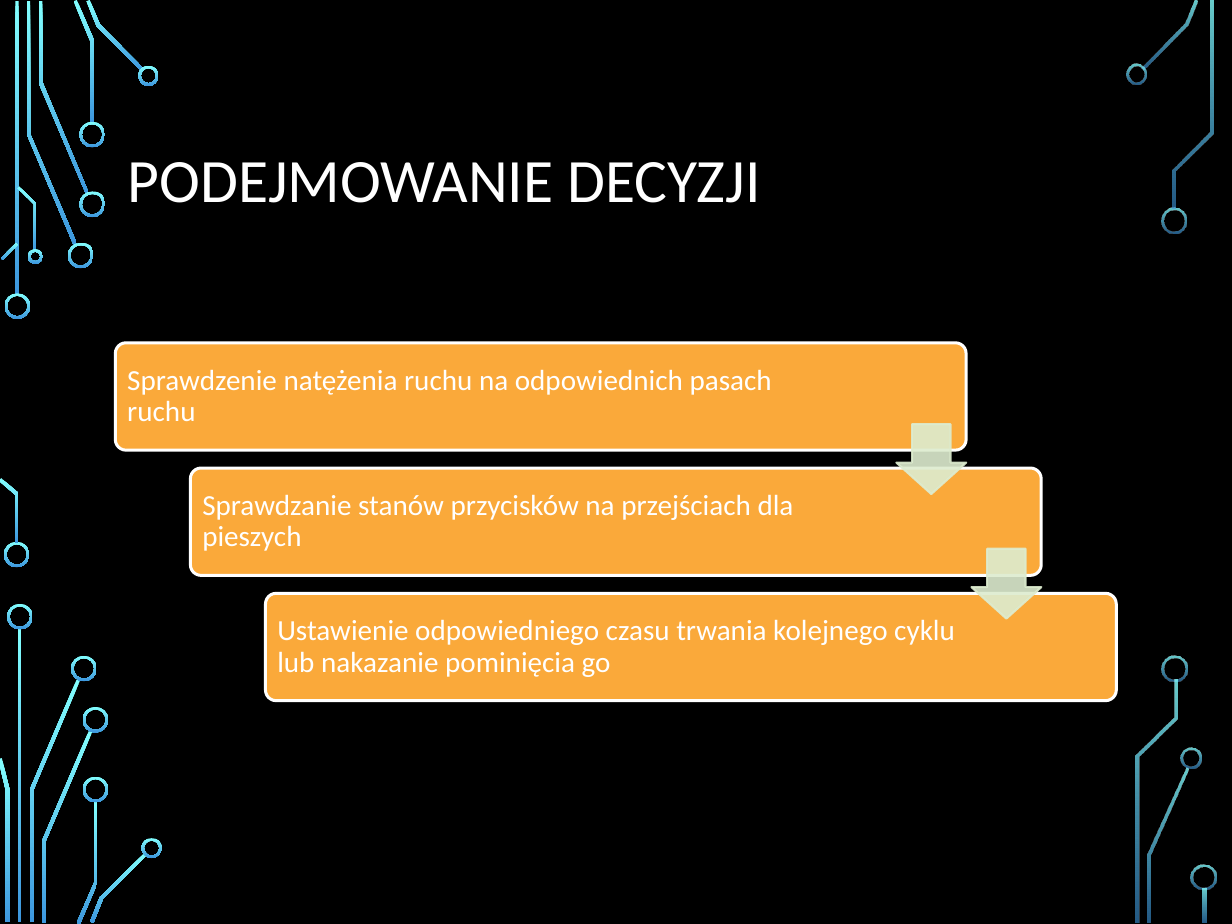
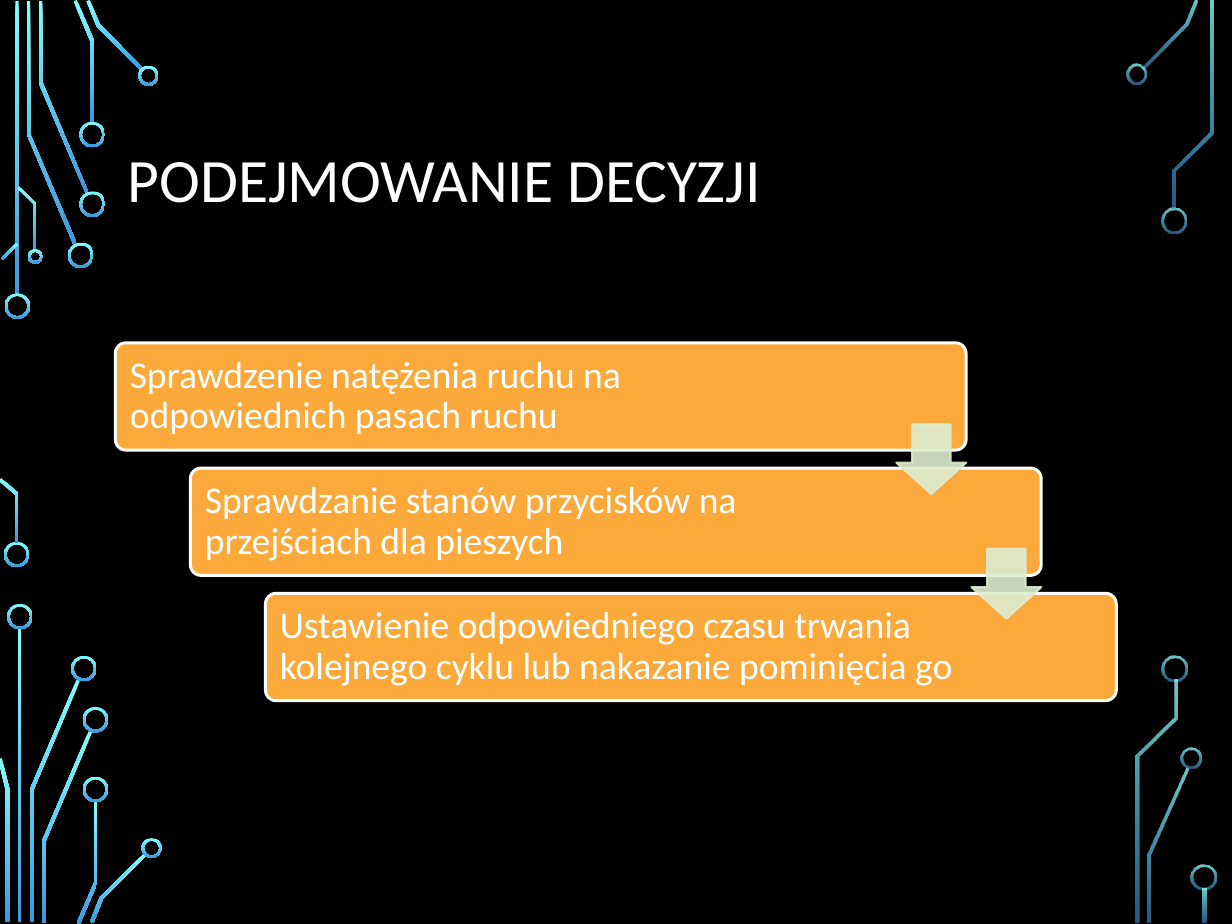
Before and after one commit to MooVx/AP_swiatla, a slide deck: slide 9 of Prezentacja/Prezentacja.pptx. Drawn at 1232x924 pixels with LibreOffice and Linux fonts; fonts in the diff are those of the drawing; background and template pictures are left out. Boxes give left, top, right and bottom in pixels: in the first picture for what was removed or moved away, otherwise in the second. Text is boxed around its words. In the diff, an @@ line names an element or a change of style, - is before the commit and + after.

```diff
--- a/Prezentacja/Prezentacja.pptx
+++ b/Prezentacja/Prezentacja.pptx
@@ size 17 to 22 pt; more space between paragraphs in 3 elements at [130,362,621,434], [205,487,737,561], [280,612,952,686] @@
```
Also in this commit, not shown: 3 other slides changed, 2 slides added, 1 slide removed.
